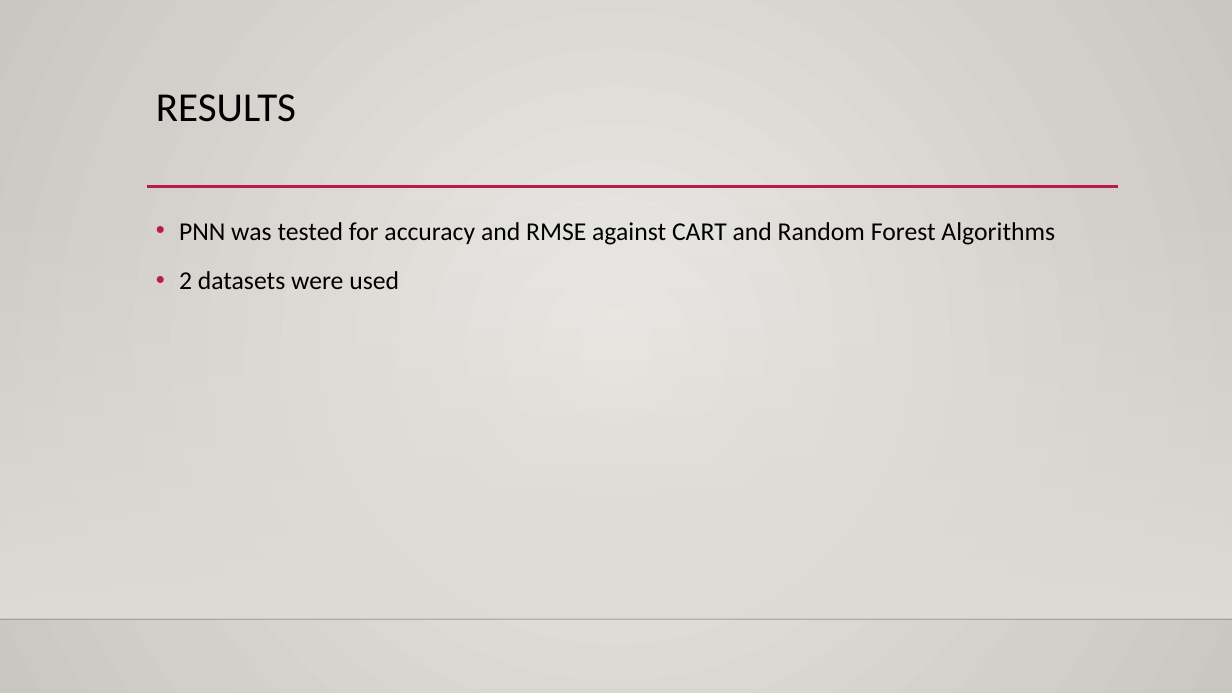
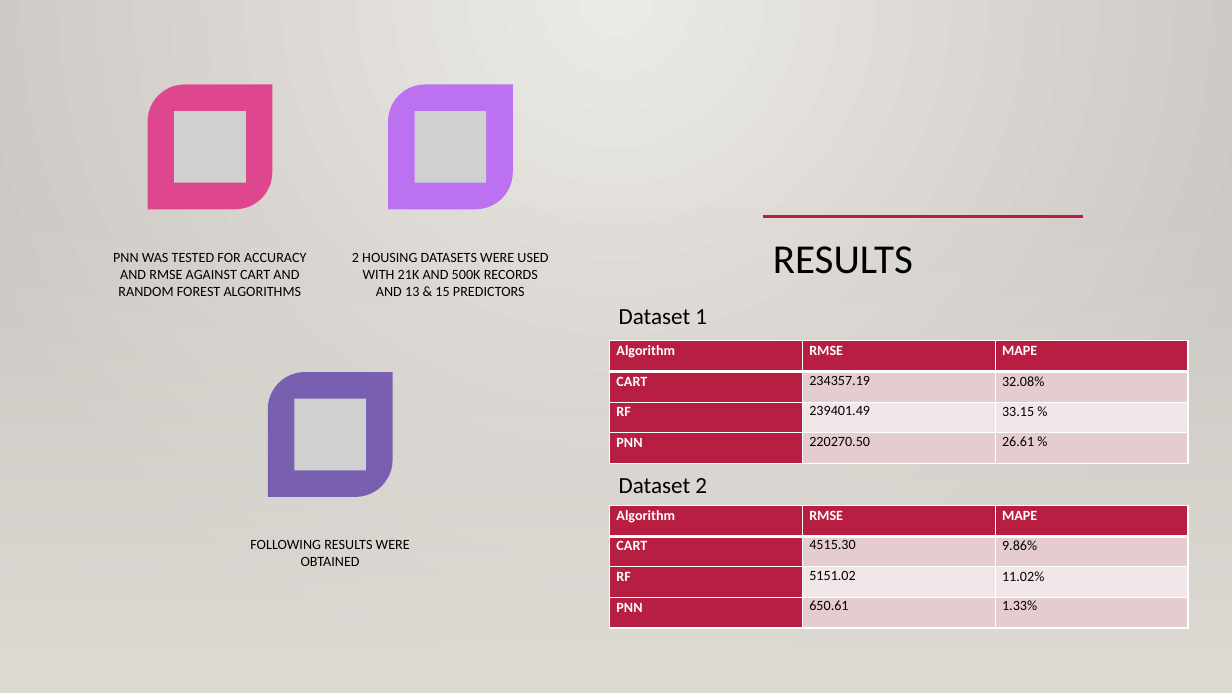
Before and after one commit to Nitish-Palaparti/decision_tree_with_knn_regression, a slide deck: slide 6 of PNN_v1.pptx. Drawn at 1232x693 pixels with LibreOffice and Linux fonts; fonts in the diff are those of the drawing; grey boxes stand for pictures; background and template pictures are left out. Boxes give left, top, right and bottom in pixels: in the first picture for what was removed or moved away, otherwise in the second. Text is boxed around its words. In the diff, an @@ line names an element or a change of style, - is before the commit and + after.

```diff
--- a/PNN_v1.pptx
+++ b/PNN_v1.pptx
@@ rectangle added at [0,0,1232,693], fill gradient #ECEAE7 to #CAC7C1 @@
@@ rectangle added at [0,204,1232,693], fill gradient #DFDBD5 @@
@@ title "RESULTS": place and size @@
-title "RESULTS" at [156,94,296,122]
+title "RESULTS" at [773,246,913,274]
@@ line added from (763, 217) to (1083, 217), #B71E42 2.5 pt @@
@@ text at [113,253,306,296]: text changed; size 20 to 11 pt @@
-• PNN was tested for accuracy and RMSE against CART and Random Forest Algorithms
-• 2 datasets were used
+PNN WAS TESTED FOR ACCURACY AND RMSE AGAINST CART AND RANDOM FOREST ALGORITHMS
@@ text added at [619,309,707,324], 18 pt, text #000000 @@
+Dataset 1
@@ table added at [610,341,1189,464], 4 rows, 3 columns @@
+Algorithm | RMSE | MAPE
+CART | 234357.19 | 32.08%
+RF | 239401.49 | 33.15 %
+PNN | 220270.50 | 26.61 %
@@ text added at [619,478,707,493], 18 pt, text #000000 @@
+Dataset 2
@@ table added at [610,506,1189,628], 4 rows, 3 columns @@
+Algorithm | RMSE | MAPE
+CART | 4515.30 | 9.86%
+RF | 5151.02 | 11.02%
+PNN | 650.61 | 1.33%
@@ group added at [148,84,548,566]: 3 round diag rects, 3 pictures, 2 texts @@
+2 HOUSING DATASETS WERE USED WITH 21K AND 500K RECORDS AND 13 & 15 PREDICTORS
+FOLLOWING RESULTS WERE OBTAINED
```
